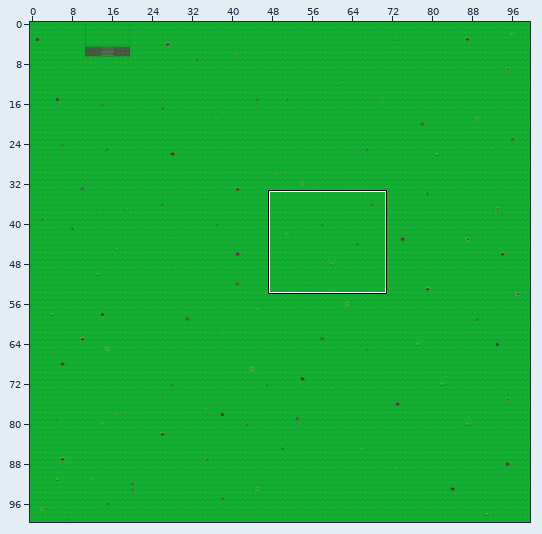
Level history. Tiled map: projects/rpg-game/assets/test_map.tmx. The first picture is a wide view before the edit; the outline marks the close-up.
Close-up. The starting point:
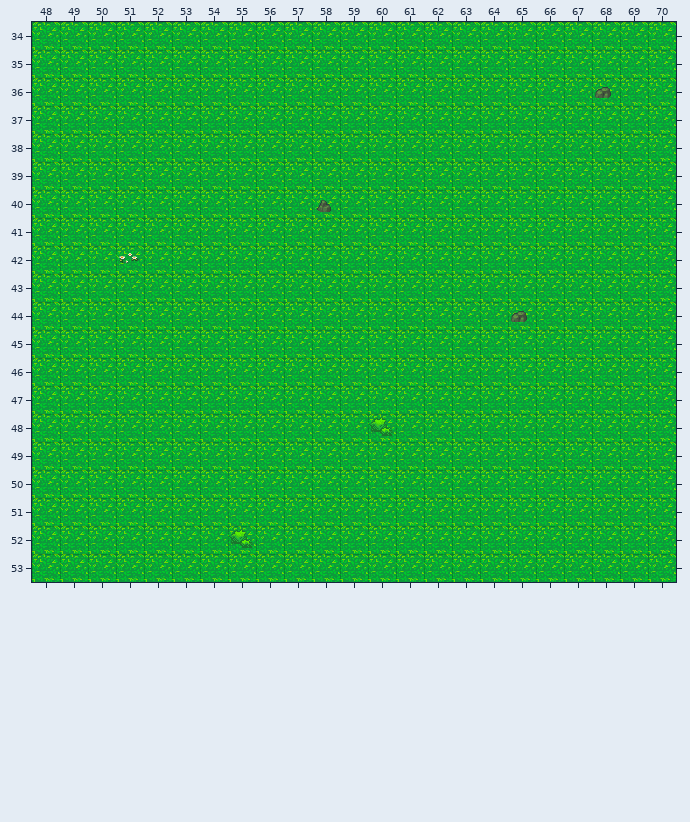
Cells are 32x32 px. Shown: x 48..70, y 34..53. The commit also changed other parts of the map, which this record leaves out.
And afterwards:
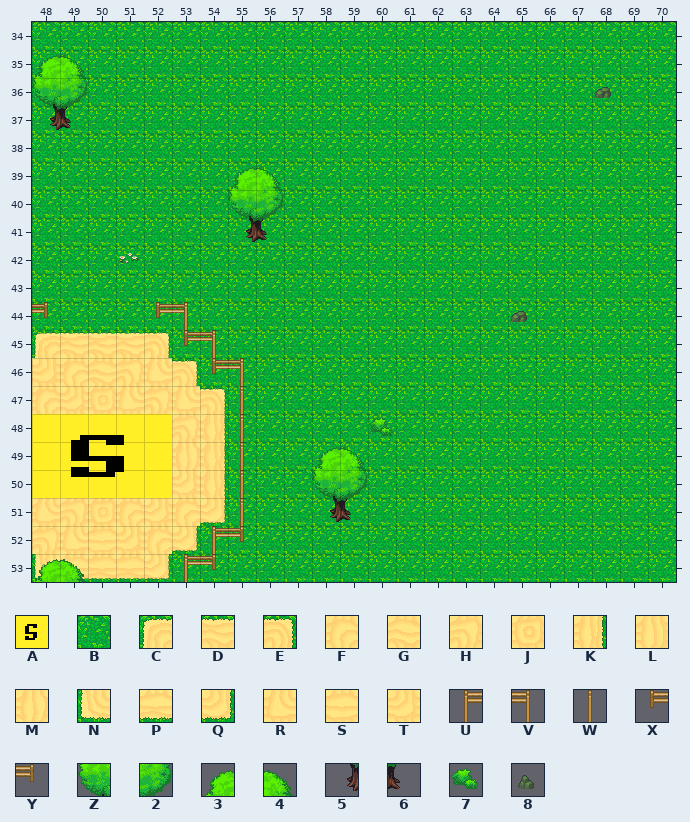
Key: from "test_tiles": A 2, B 47, C 118, D 119, E 120, F 121, G 122, H 123, J 142, K 143, L 144, M 146, N 164, P 165, Q 166, R 167, S 168, T 169, U 226, V 228, W 229, X 249, Y 251, Z 276, 2 277, 3 278, 4 279, 5 299, 6 300, 7 303, 8 324.
_ is an empty cell, . an unchanged one.
Objects are placed by their top-left corner, in cells (3,4 is the top-left corner of cell 3,4); size is 1x1 cell unless given.
Tiles of an added or newly shown layer are drawn over the layers below it.
From old to new:
--- layer "Background" (removed)
@@ x 48..49 @@
-35 BB
-36 BB
-37 BB
+35 __
+36 __
+37 __
@@ x 55..58 @@
-39 BB..
-40 BB.B
-41 BB..
+39 __..
+40 __._
+41 __..
@@ x 48..59 @@
-44 B...BB......
-45 BBBBBBB.....
-46 BBBBBBBB....
-47 BBBBBBBB....
-48 BBBBBBBB....
-49 BBBBBBBB..BB
-50 BBBBBBBB..BB
-51 BBBBBBBB..BB
-52 BBBBBBBB....
-53 BBBBBBB.....
+44 _...__......
+45 _______.....
+46 ________....
+47 ________....
+48 ________....
+49 ________..__
+50 ________..__
+51 ________..__
+52 ________....
+53 _______.....
--- layer "Detail" (removed)
@@ x 58..58 @@
-40 8
+40 _
@@ x 55..55 @@
-52 7
+52 _
--- layer "Terrain/Ground" (added)
@@ x 48..49 @@
-35 __
-36 __
-37 __
+35 BB
+36 BB
+37 BB
@@ x 55..58 @@
-39 __..
-40 __._
-41 __..
+39 BB..
+40 BB.B
+41 BB..
@@ x 48..59 @@
-44 _...__......
-45 _______.....
-46 ________....
-47 ________....
-48 ________....
-49 ________..__
-50 ________..__
-51 ________..__
-52 ________....
-53 _______.....
+44 B...BB......
+45 CDDDEBB.....
+46 TFGHREBB....
+47 FTJRHREB....
+48 TFGHRHKB....
+49 JLJMJMKB..BB
+50 HRSTFTKB..BB
+51 RHJFTFQB..BB
+52 HRSTFQBB....
+53 NPPPQBB.....
--- layer "Terrain/Height0" (added)
@@ x 48..49 @@
-37 __
+37 56
@@ x 55..56 @@
-41 __
+41 56
@@ x 48..59 @@
-44 _...__......
-45 .....__.....
-46 ......__....
-47 ......._....
-48 ......._....
-49 ......._....
-50 ......._....
-51 ......._..__
-52 ......__....
-53 .....__.....
+44 Y...XV......
+45 .....XV.....
+46 ......XV....
+47 .......W....
+48 .......W....
+49 .......W....
+50 .......W....
+51 .......W..56
+52 ......UY....
+53 .....UY.....
--- layer "Terrain/Height1" (added)
@@ x 48..49 @@
-36 __
+36 Z2
@@ x 55..56 @@
-40 __
+40 Z2
@@ x 58..59 @@
-50 __
+50 Z2
--- layer "Terrain/Height2" (added)
@@ x 48..49 @@
-35 __
+35 34
@@ x 55..56 @@
-39 __
+39 34
@@ x 58..59 @@
-49 __
+49 34
@@ x 48..49 @@
-53 __
+53 34
--- layer "Objects" (added)
+A "Spawn" at 48,48 size 5x3
Boxes around the changes in both close-ups, in picture pixels (x1, y1, x2, y2):
changed: (32, 55, 87, 130)
changed: (228, 167, 283, 242)
changed: (317, 200, 331, 212)
changed: (32, 302, 253, 582)
changed: (312, 447, 367, 522)
